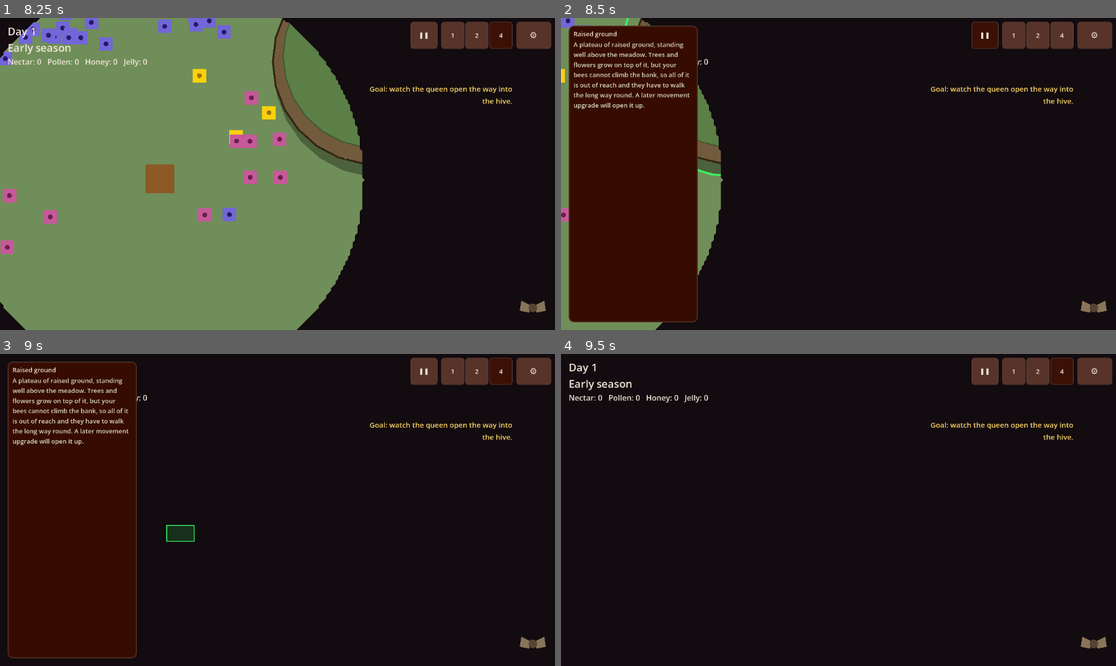
Above: before the commit, frames 1-4 (two rows, left to right).
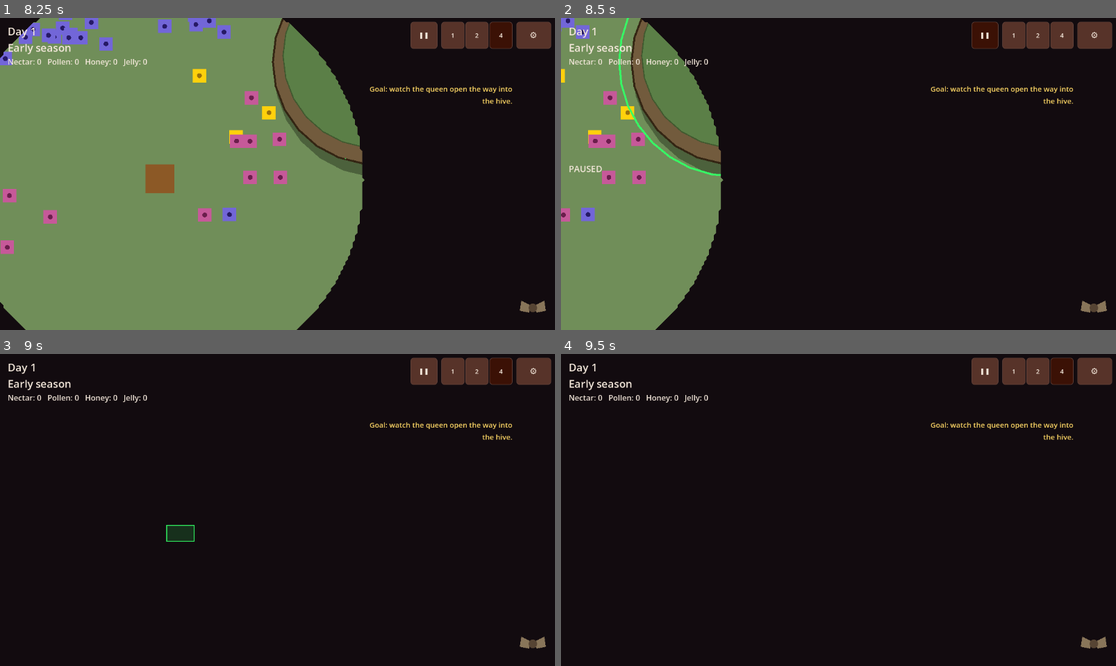
Above: after the commit, the same moments.

Repository: wonderburg7/meadow
Game: Godot game, scene res://scenes/Main.tscn
The game is run twice, just before and just after one commit, with the same random seed, the same clock (stepped at 60 frames per second) and the same inputs.
Inputs (mouse positions are in pixels of both pictures, inside the frame that each line leads up to):
- Up to frame 1 (8.25 s): click (55, 111) at 0.52 s; click "Start" at 1.25 s; click "⚙" at 2 s; click "Restart Run" at 2.75 s; click "❚❚" at 3.5 s; click "1" at 4.25 s; click "2" at 5 s; click "4" at 5.75 s; click (532, 308) at 6.5 s; click "Dismiss" at 7.25 s; tap Enter at 8 s; move the mouse to (399, 158) at 8.02 s; hold Right from 8.03 s (still down); tap Tab at 8.1 s; click (399, 158) at 8.17 s
- Up to frame 2 (8.5 s): keep holding Right; tap Space at 8.27 s
- Up to frame 3 (9 s): tap Space at 8.57 s; release Right at 8.75 s; drag from (166, 525) to (249, 572) at 8.77 s
- Up to frame 4 (9.5 s): no input

Frame 1 is identical in both runs. In frame 2, 22% of the frame differs, in the area x 1-25%, y 2-98%; in frame 3, 22%; in frame 4, nothing differs.
Error after the commit: Invalid assignment of property or key 'visible' with value of type 'bool' on a base object of type 'Nil'. (res://scripts/hud.gd:1025)

Commit message:
HR-1 -- clicking a kept-clear tile shows its own summary with a Clear the mark button
Co-Authored-By: Claude Sonnet 5.5 <noreply@anthropic.com>

Diff:
--- a/scripts/hud.gd
+++ b/scripts/hud.gd
@@ -82,6 +82,8 @@
 signal signal_clicked(action: String)
 ## Marks or clears the digging flag on every selected soil block.
 signal soil_mark_requested(mark: bool)
+## The "Clear the mark" button on a kept-clear tile summary (HR-1).
+signal keep_clear_clear_requested()
 ## "none" clears it. Only offered for bees whose primary role actually
 ## checks a secondary -- see the note on _rebuild_role_controls.
 signal secondary_role_requested(role_key: String)
@@ -368,6 +370,7 @@
 ## _apply_selection_tray_width can re-cap its width without a fresh build.
 var selection_column: VBoxContainer
 var soil_summary_row: BoxContainer
+var keep_clear_summary_row: BoxContainer
 var soil_mark_btn: Button
 var soil_clear_btn: Button
 ## The _with_info() rows soil_mark_btn/soil_clear_btn sit in. A
@@ -1019,6 +1022,7 @@
 	soil_summary_row = VBoxContainer.new()
 	soil_summary_row.name = "soil_summary_row"
 	soil_summary_row.visible = false
+	keep_clear_summary_row.visible = false
 	column.add_child(soil_summary_row)
 
 	soil_mark_btn = Button.new()
@@ -1046,6 +1050,21 @@
 	soil_clear_wrapper.name = "soil_clear_wrapper"
 	soil_summary_row.add_child(soil_clear_wrapper)
 	_register_gated_control("soil_clear_btn", func(): return soil_clear_btn)
+
+	# Only shown for a kept-clear tile summary (HR-1); same stacking as above.
+	keep_clear_summary_row = VBoxContainer.new()
+	keep_clear_summary_row.name = "keep_clear_summary_row"
+	keep_clear_summary_row.visible = false
+	column.add_child(keep_clear_summary_row)
+
+	var keep_clear_btn := Button.new()
+	keep_clear_btn.name = "keep_clear_btn"
+	_style_button(keep_clear_btn)
+	keep_clear_btn.text = "Clear the mark"
+	keep_clear_btn.autowrap_mode = TextServer.AUTOWRAP_WORD_SMART
+	keep_clear_btn.size_flags_horizontal = Control.SIZE_EXPAND_FILL
+	keep_clear_btn.pressed.connect(func(): keep_clear_clear_requested.emit())
+	keep_clear_summary_row.add_child(keep_clear_btn)
 
 	_set_summary_cog_kind("")
 
@@ -1845,6 +1864,7 @@
 	active_summary_kind = kind
 	active_flower = data if kind == "flower" else null
 	soil_summary_row.visible = kind == "soil"
+	keep_clear_summary_row.visible = kind == "keep_clear"
 	_set_favourite_star(null)
 	_set_summary_cog_kind(kind)
 	match kind:
@@ -1856,6 +1876,8 @@
 			_show_soil_summary(data.count, data.reachable)
 		"death":
 			_show_death_summary(data.death_info)
+		"keep_clear":
+			_show_keep_clear_summary()
 	# _set_summary_cog_kind above ran before these four wrote their text, so
 	# the empty-label test has to be re-run now that there is text to test
 	# (HC-13). Selection-driven, not per-frame.
@@ -1918,6 +1940,14 @@
 	soil_mark_btn.visible = _is_gate_open("soil_mark_btn")
 	soil_clear_btn.visible = _is_gate_open("soil_clear_btn")
 
+## Clicking a tile the player has marked "keep clear" says so, and offers
+## the way to undo it (HR-1).
+func _show_keep_clear_summary() -> void:
+	identity_label.text = "Kept clear"
+	energy_label.text = ""
+	activity_label.text = "No cell will be built on this tile; comb workers leave it empty."
+	trait_label.text = ""
+
 ## Clicking (or drag-selecting) a death mark shows what happened to the
 ## bee who died there. Built from death_marker.gd's death_info snapshot
 ## rather than a live bee -- see that file's header comment -- so this
@@ -1951,6 +1981,7 @@
 	active_summary_kind = "cell"
 	active_flower = null
 	soil_summary_row.visible = false
+	keep_clear_summary_row.visible = false
 	_set_favourite_star(null)
 	_set_summary_cog_kind("cell")
 	selection_panel.visible = true
@@ -2542,6 +2573,7 @@
 	# might currently be showing -- see show_object_summary.
 	active_summary_kind = ""
 	soil_summary_row.visible = false
+	keep_clear_summary_row.visible = false
 	var panel_was_visible := selection_panel.visible
 	var tray_was_visible := command_tray.visible
 	selection_panel.visible = not bees.is_empty()
--- a/scripts/input_selection.gd
+++ b/scripts/input_selection.gd
@@ -9,6 +9,8 @@
 ## as bees/cells/soil, without joining the simulation's persistent selection
 ## arrays. Object summaries and this glow always move together.
 var selected_world_object: Node2D = null
+## The kept-clear tile whose summary is showing (HR-1).
+var selected_keep_clear_hex: Vector2i = Vector2i.ZERO
 
 func _unhandled_input(event: InputEvent) -> void:
 	if event is InputEventKey and event.pressed and not event.echo:
@@ -103,6 +105,14 @@
 			if marker:
 				_select_world_object("death", marker)
 				return
+			var clear_hex := _hex_at(main.drag_start)
+			if main.hive.is_keep_clear(clear_hex):
+				_clear_world_object_selection()
+				_clear_cell_selection()
+				_clear_block_selection()
+				selected_keep_clear_hex = clear_hex
+				main.hud.show_object_summary("keep_clear", {"hex": clear_hex})
+				return
 			_clear_cell_selection()
 			_clear_block_selection()
 		else:
@@ -243,6 +253,10 @@
 	for block in main.selected_blocks:
 		if is_instance_valid(block):
 			block.set_marked(mark)
+
+func _on_keep_clear_clear_requested() -> void:
+	main.hive.set_keep_clear(selected_keep_clear_hex, false)
+	main.hud.update_selection(main.selected_bees)
 
 func _bees_in_current_view() -> Array:
 	var root = main.hive_root if main.in_hive_view else main.meadow_root
--- a/scripts/main.gd
+++ b/scripts/main.gd
@@ -489,6 +489,7 @@
 	hud.restock_sources_requested.connect(orders_zones._on_restock_sources_requested)
 	hud.restock_clear_requested.connect(orders_zones._on_restock_clear_requested)
 	hud.soil_mark_requested.connect(input_selection._on_soil_mark_requested)
+	hud.keep_clear_clear_requested.connect(input_selection._on_keep_clear_clear_requested)
 	hud.cell_priority_requested.connect(orders_zones._on_cell_priority_requested)
 	hud.cell_close_requested.connect(orders_zones._on_cell_close_requested)
 	hud.cell_fill_close_requested.connect(orders_zones._on_cell_fill_close_requested)
Not shown, changed: FUNCTION_MAP.md
